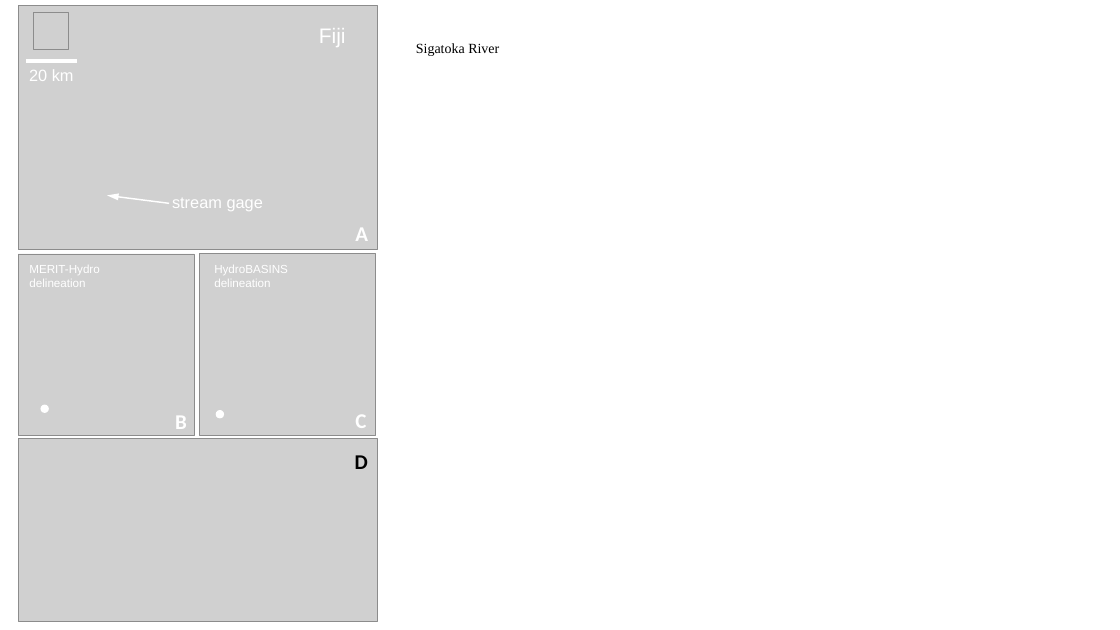
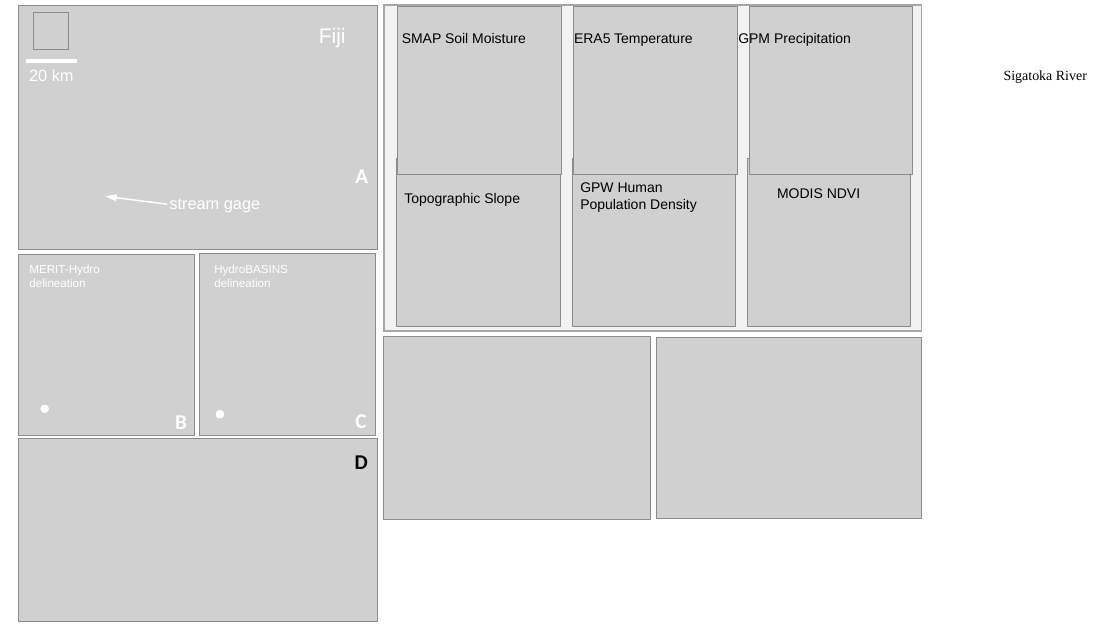
Before and after one commit to VeinsOfTheEarth/rabpro, a slide deck: slide 2 of docs/paper_fig/fig.pptx (slide 1 before the commit). Drawn at 1120x630 pixels with LibreOffice and Linux fonts; fonts in the diff are those of the drawing; grey boxes stand for pictures. Boxes give left, top, right and bottom in pixels: in the first picture for what was removed or moved away, otherwise in the second. Text is boxed around its words. In the diff, an @@ line names an element or a change of style, - is before the commit and + after.

```diff
--- a/docs/paper_fig/fig.pptx
+++ b/docs/paper_fig/fig.pptx
@@ rectangle added at <box>384,5,922,330</box>, fill #F2F2F2, outline #A6A6A6 1.5 pt @@
@@ picture added at <box>397,7,561,175</box> @@
@@ picture added at <box>573,7,738,175</box> @@
@@ picture added at <box>749,7,913,175</box> @@
@@ text added at <box>402,33,526,43</box>, 12 pt, text #000000 @@
+SMAP Soil Moisture
@@ text added at <box>574,33,692,46</box>, 12 pt, text #000000 @@
+ERA5 Temperature
@@ text added at <box>738,32,851,47</box>, 12 pt, text #000000 @@
+GPM Precipitation
@@ text "Sigatoka River": place and size @@
-text "Sigatoka River" at <box>416,43,499,56</box>
+text "Sigatoka River" at <box>1004,70,1087,83</box>
@@ text "A": place and size @@
-text "A" at <box>355,228,368,241</box>
+text "A" at <box>355,170,368,183</box>
@@ picture added at <box>397,159,560,327</box> @@
@@ picture added at <box>572,159,736,327</box> @@
@@ picture added at <box>747,159,911,327</box> @@
@@ text added at <box>404,193,520,206</box>, 12 pt, text #000000 @@
+Topographic Slope
@@ text added at <box>580,182,697,212</box>, 12 pt, text #000000 @@
+GPW Human
+Population Density
@@ text added at <box>777,188,860,198</box>, 12 pt, text #000000 @@
+MODIS NDVI
@@ picture added at <box>384,337,650,519</box> @@
@@ picture added at <box>657,338,922,518</box> @@
```
Also in this commit, not shown: 1 slide added, 20 other files.
